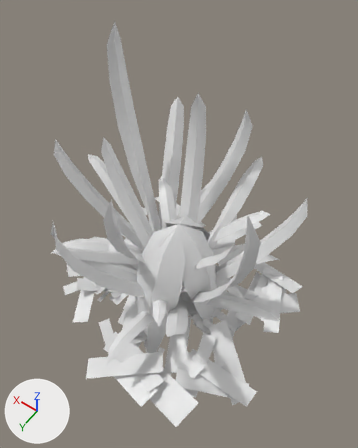
What one commit did to the OBJ model game/assets/models/plants/SM_Plant_BromeliadGroundThicket_Leaf.obj.
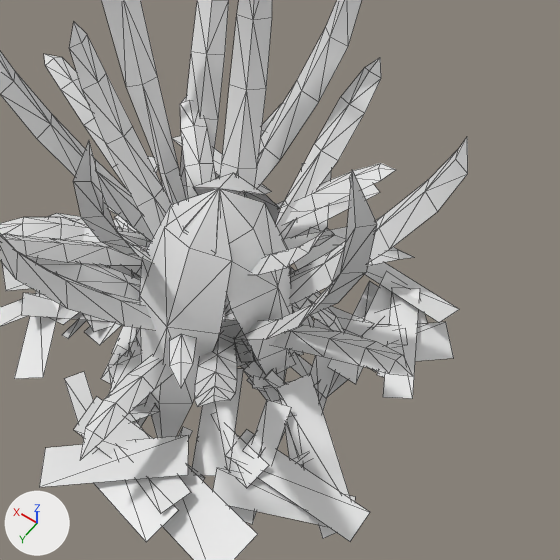
Each version is shown whole from a 50 mm lens placed at (-1.43, 2.01, 4.27), pointed at (0.13, -0.18, 0.83), then close up on the part from 18% to 99% of the width and 28% to 93% of the height. Arrows for +X, +Y and +Z are at lower left; the lights stay in place. The first two pictures are the older version. The close-ups show mesh edges as thin lines. Where no turn or scale is listed for an object, it has been applied to the vertices. Vertices at exactly the same position are counted once.

In view in the first close-up: 'SM_Plant_BromeliadGroundThicket_Leaf'.
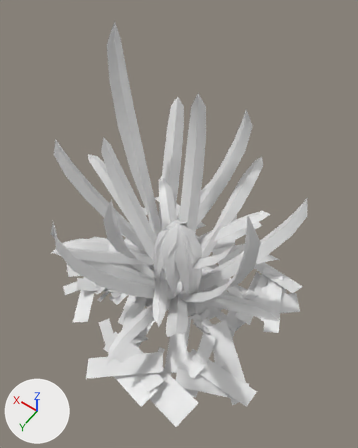
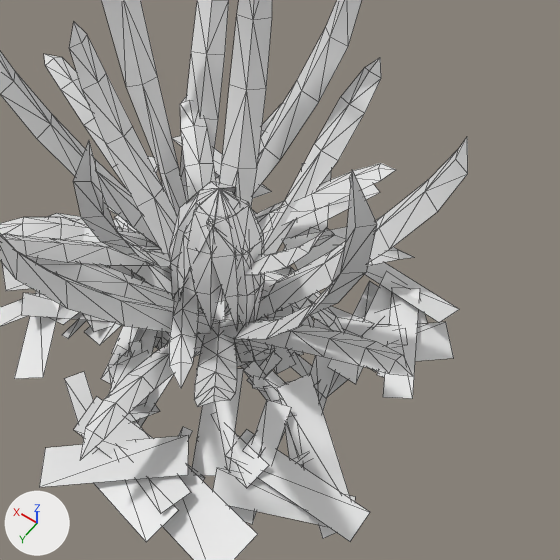
Patch to the scene script:
```diff
--- a/game/assets/models/plants/SM_Plant_BromeliadGroundThicket_Leaf.obj.py
+++ b/game/assets/models/plants/SM_Plant_BromeliadGroundThicket_Leaf.obj.py
@@ me_sm_plant_bromeliadgroundthicket_leaf @@
 # used by ob_sm_plant_bromeliadgroundthicket_leaf; location = (0.0, 0.0, 0.0)
-me_sm_plant_bromeliadgroundthicket_leaf.from_pydata(...)  # 1137 vertices, 928 faces; spans x -1.11..1.46, y -1.34..1.17, z -0.62..2.19
+me_sm_plant_bromeliadgroundthicket_leaf.from_pydata(...)  # 1167 vertices, 964 faces; spans x -1.11..1.46, y -1.34..1.17, z -0.1..2.19
+# me_sm_plant_bromeliadgroundthicket_leaf part 1
+# 3 vertices are removed from x -0.04..0.14, y 0.4..0.56, z -0.62..-0.49
+# 10 faces are deleted
+# 47 vertices move from x -0.42..0.27, y -0.45..0.55, z -0.4..0.99 to x -0.25..0.2, y -0.05..0.23, z 0.29..1.05
+# 33 vertices are added at x -0.25..0.2, y -0.15..0.2, z 0.26..1.06
+# 46 new faces join them
```

Pixel boxes (x1, y1, x2, y2) of what changed, in the close-ups (560 x 560 px; the box of a moved part takes in the faces that stretch with it):
part 1 of me_sm_plant_bromeliadgroundthicket_leaf, moved or reshaped
    before: (136, 173, 293, 438)
    after: (169, 181, 264, 330)
